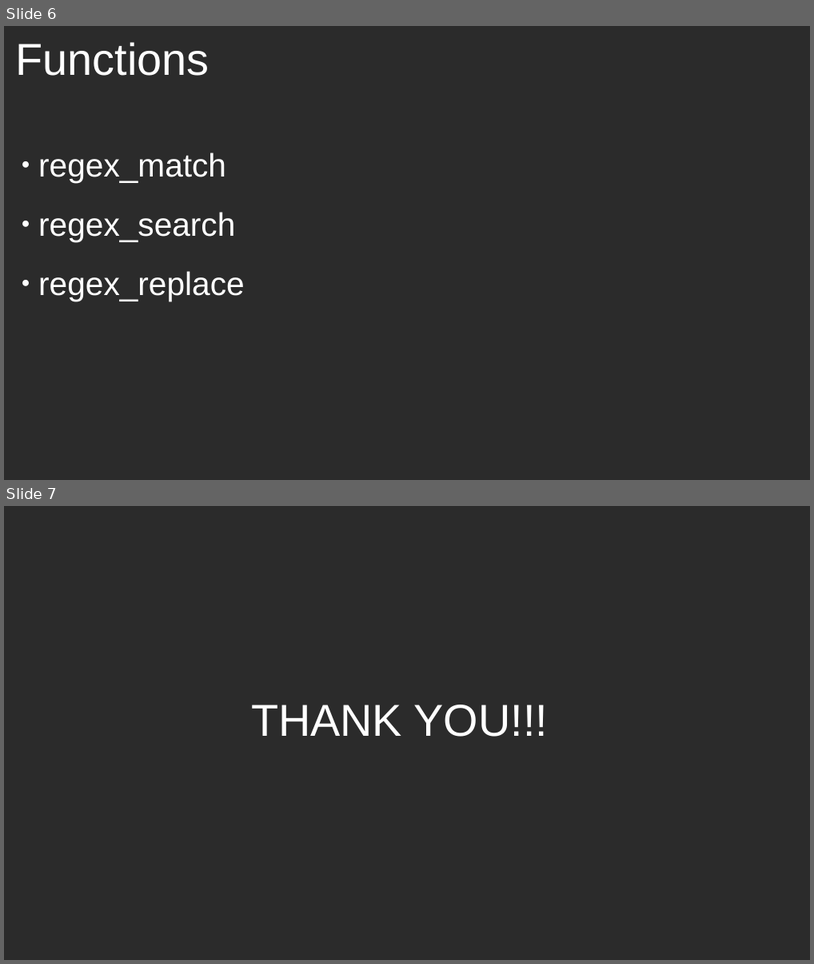
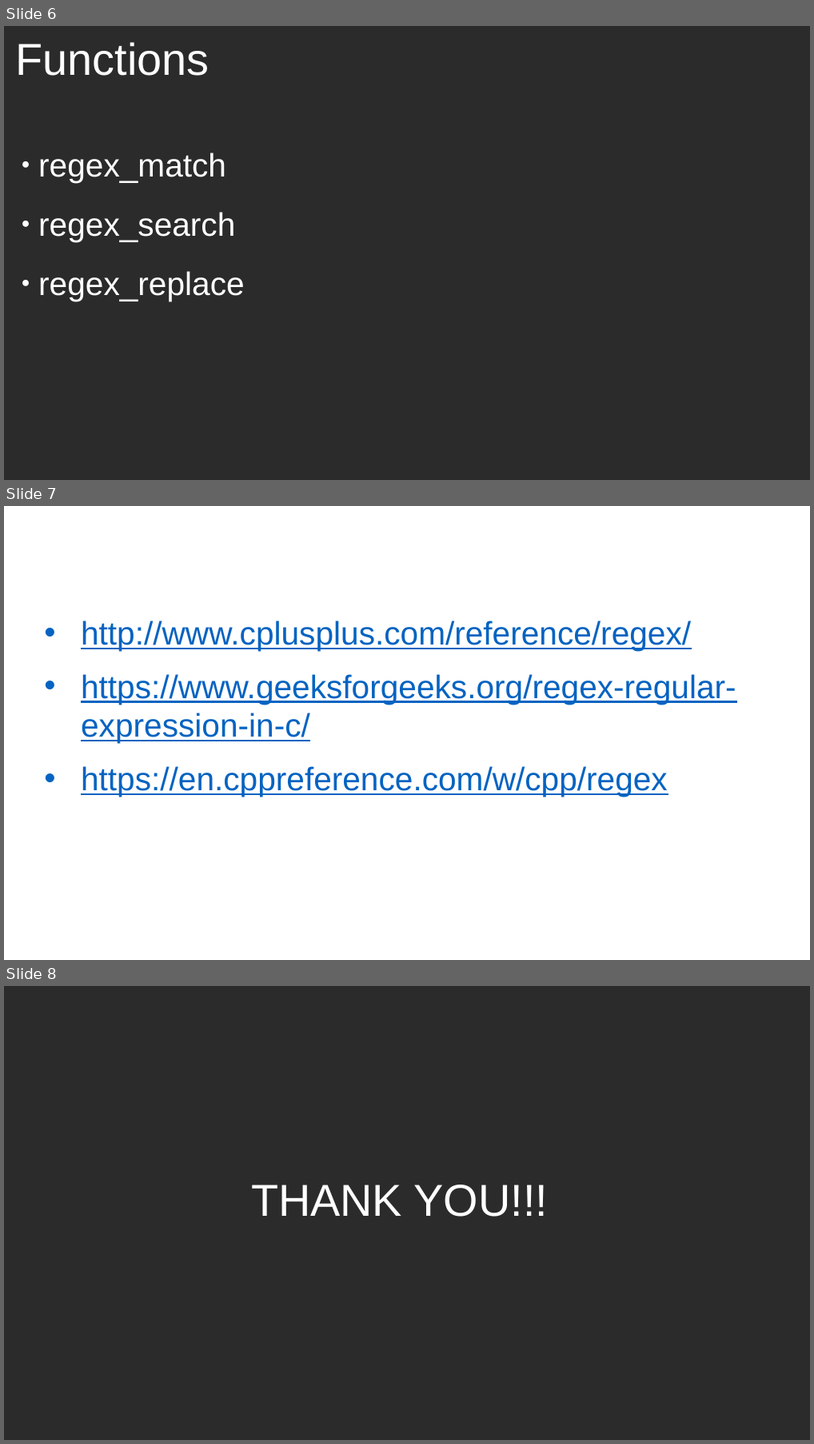
Before and after one commit to balachander712/Lab-Main, a slide deck: Sem2/Assignment/regex.pptx. Shown one above the other, each under a label of ours: slides 6 and 7 before the commit, slides 6, 7 and 8 after it. The pictures are 814x964 and 814x1444 pixels, drawn with LibreOffice and Linux fonts; fonts in the diff are those of the drawing; background and template pictures are left out; a plain dark background stands for a picture behind light text. Boxes give left, top, right and bottom in pixels: in the first picture for what was removed or moved away, otherwise in the second. Text is boxed around its words. In the diff, an @@ line names an element or a change of style, - is before the commit and + after.

```diff
--- a/Sem2/Assignment/regex.pptx
+++ b/Sem2/Assignment/regex.pptx
@@ slide 7 added at (4, 506, 810, 960), background picture (left out) @@
@@ title added at (16, 512, 779, 564), 44 pt, text #FFFFFF @@
+References:
@@ text added at (81, 620, 737, 796), 32 pt, text #0563C1, underline @@
+• http://www.cplusplus.com/reference/regex/
+• https://www.geeksforgeeks.org/regex-regular-expression-in-c/
+• https://en.cppreference.com/w/cpp/regex
@@ what was slide 7 is now slide 8 @@
```
